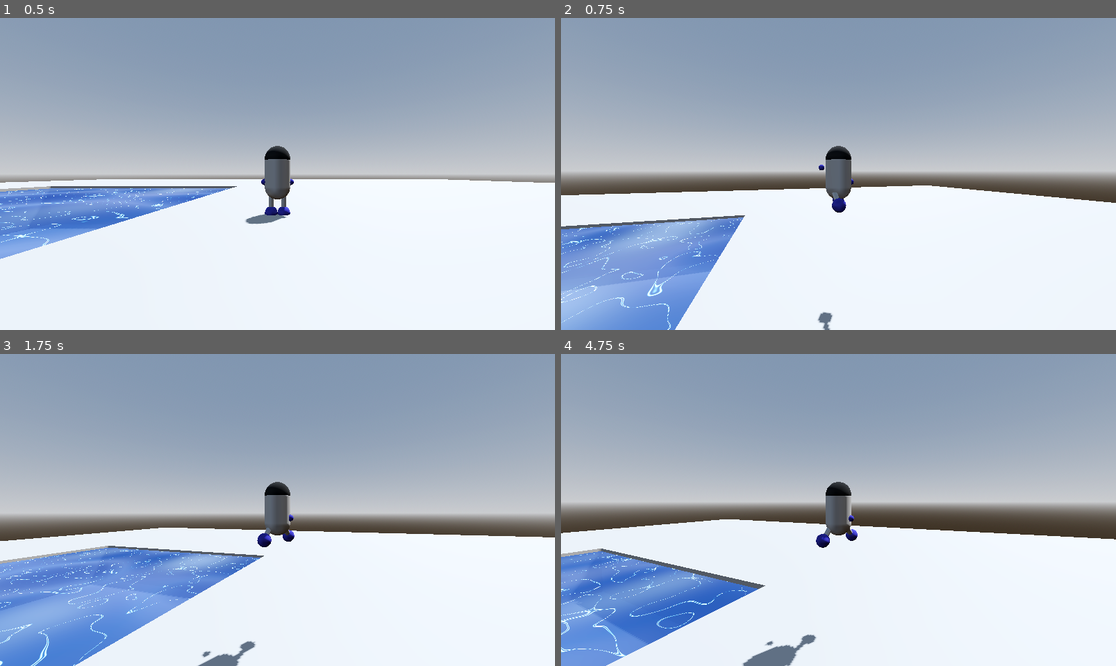
Above: before the commit, frames 1-4 (two rows, left to right).
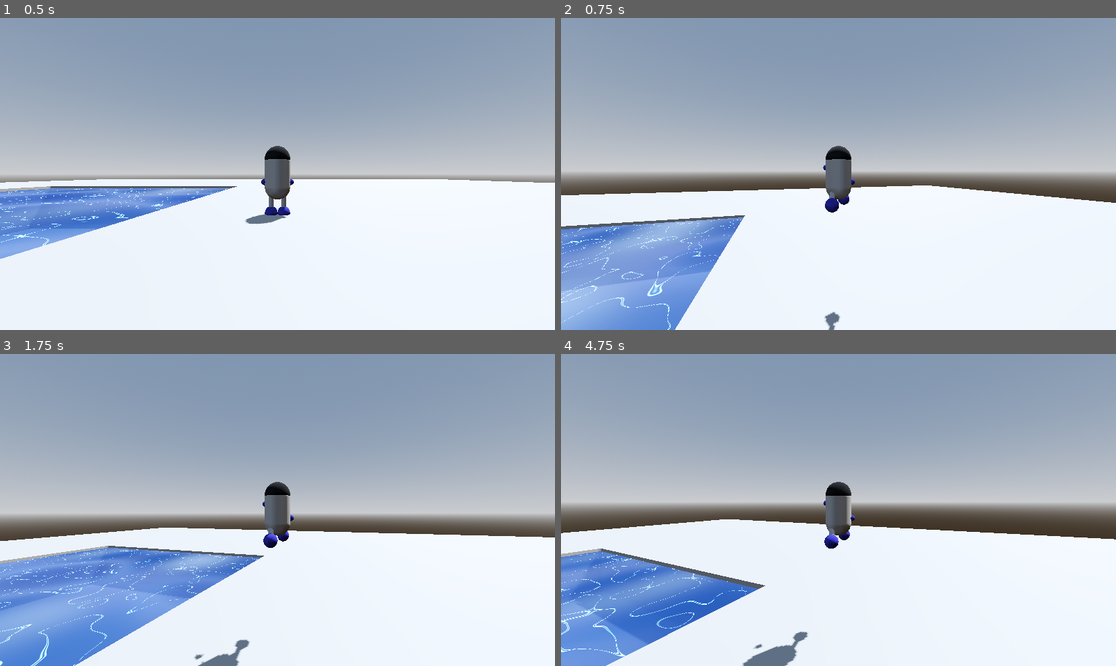
Above: after the commit, the same moments.

Repository: KurtBliss/Platformer3D
Game: Godot game, scene res://maps/map002.tscn
Two runs of this game, one before a commit and one after it. Both use one fixed random seed, a clock stepped at 60 frames per second and the inputs below.
Inputs (mouse positions are in pixels of both pictures, inside the frame that each line leads up to):
- Up to frame 1 (0.5 s): no input
- Up to frame 2 (0.75 s): tap Enter (ui_accept) at 0.5 s; move the mouse to (866, 174) at 0.52 s; hold W (move_up) from 0.53 s (still down)
- Up to frame 3 (1.75 s): keep holding W (move_up); tap Enter (ui_accept) at 0.77, 1.52 s; move the mouse to (249, 510) at 1.27 s
- Up to frame 4 (4.75 s): keep holding W (move_up); move the mouse to (849, 503) at 2.02 s; move the mouse to (832, 516) at 2.77 s; tap Enter (ui_accept) at 3.02, 3.77, 4.52 s; move the mouse to (877, 513) at 3.52 s; move the mouse to (794, 506) at 4.27 s

Frame 1 is identical in both runs. In frame 2, 0.3% of the frame differs, in the area x 46-53%, y 45-100%; in frame 3, 0.4%; in frame 4, 0.5%, in the area x 34-54%, y 41-100%.

Commit message:
Some fixes to swiming and jumpin

Diff:
--- a/entities/player/player_body.gd
+++ b/entities/player/player_body.gd
@@ -42,6 +42,8 @@
 		"move_left", "move_right", "move_up", "move_down"
 	)
 	velocity = input.y * spring.global_basis.z * 4
+	mesh.rotation = spring.global_rotation
+	mesh.rotation_degrees.y += 180
 	move_and_slide()
 
 
--- a/entities/player/player_body.tscn
+++ b/entities/player/player_body.tscn
@@ -131,18 +131,6 @@
 "update": 0,
 "values": [Vector3(-0.515, 0.265445, -0.711744)]
 }
-tracks/3/type = "value"
-tracks/3/imported = false
-tracks/3/enabled = true
-tracks/3/path = NodePath("MeshInstance3D:rotation")
-tracks/3/interp = 1
-tracks/3/loop_wrap = true
-tracks/3/keys = {
-"times": PackedFloat32Array(0),
-"transitions": PackedFloat32Array(1),
-"update": 0,
-"values": [Vector3(0, 0, 0)]
-}
 
 [sub_resource type="Animation" id="Animation_58w72"]
 length = 0.001
@@ -194,18 +182,6 @@
 "update": 0,
 "values": [Vector3(-0.515, -0.313, 0)]
 }
-tracks/4/type = "value"
-tracks/4/imported = false
-tracks/4/enabled = true
-tracks/4/path = NodePath("MeshInstance3D:rotation")
-tracks/4/interp = 1
-tracks/4/loop_wrap = true
-tracks/4/keys = {
-"times": PackedFloat32Array(0),
-"transitions": PackedFloat32Array(1),
-"update": 0,
-"values": [Vector3(0, 0, 0)]
-}
 
 [sub_resource type="Animation" id="Animation_amj2m"]
 resource_name = "Walk"
--- a/maps/map002.tscn
+++ b/maps/map002.tscn
@@ -45,6 +45,10 @@
 transform = Transform3D(1, 0, 0, 0, 1, 0, 0, 0, 1, 0, 2.09086, 0)
 mesh = SubResource("PlaneMesh_q60og")
 
+[node name="MeshInstance3D2" parent="WaterBed" instance=ExtResource("1_4dhk1")]
+transform = Transform3D(-1, -8.74228e-08, 0, 8.74228e-08, -1, 0, 0, 0, 1, 0, 2.09086, 0)
+mesh = SubResource("PlaneMesh_q60og")
+
 [node name="WaterArea" type="Area3D" parent="WaterBed" groups=["water_area"]]
 
 [node name="CollisionShape3D" type="CollisionShape3D" parent="WaterBed/WaterArea"]
